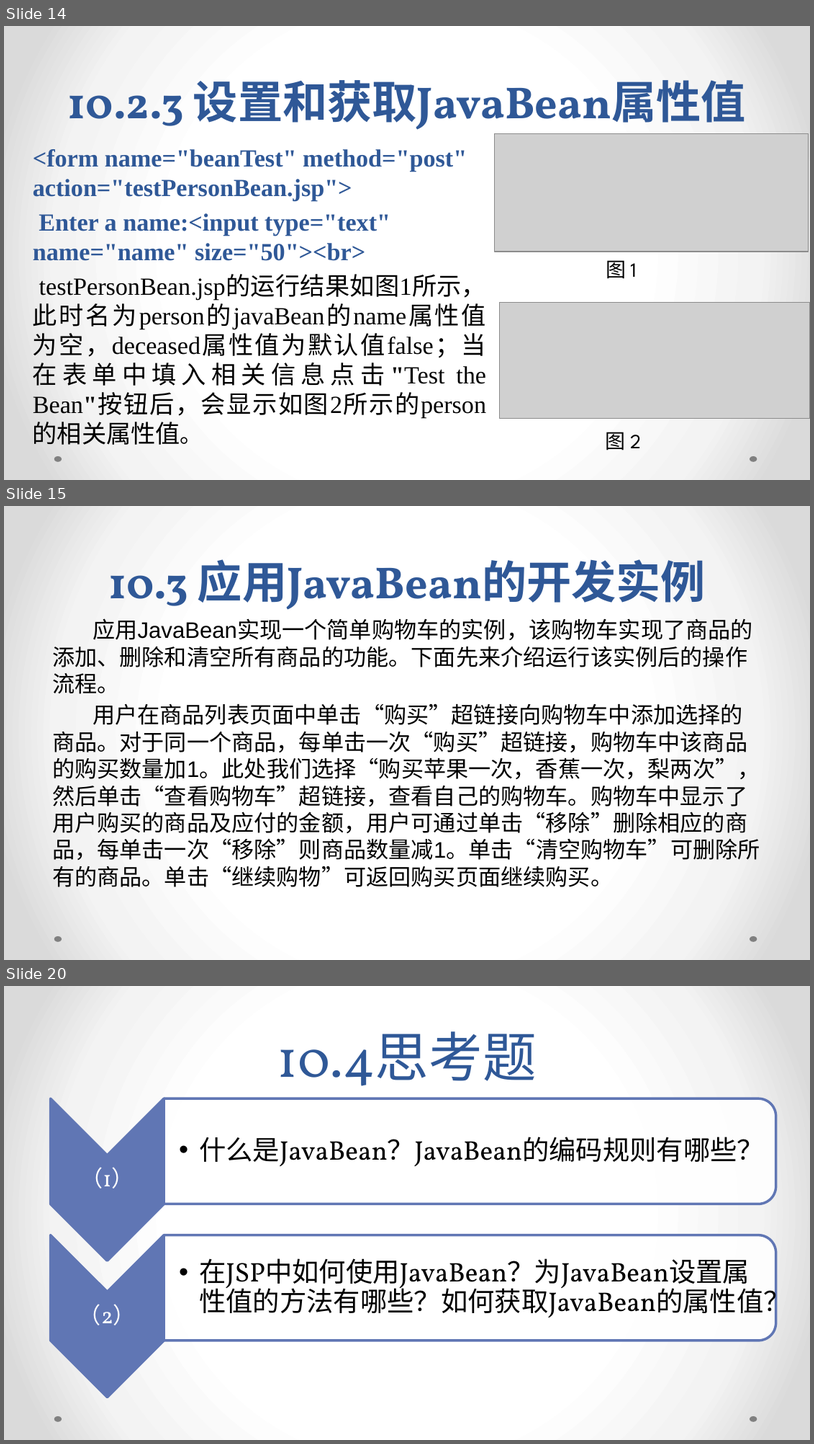
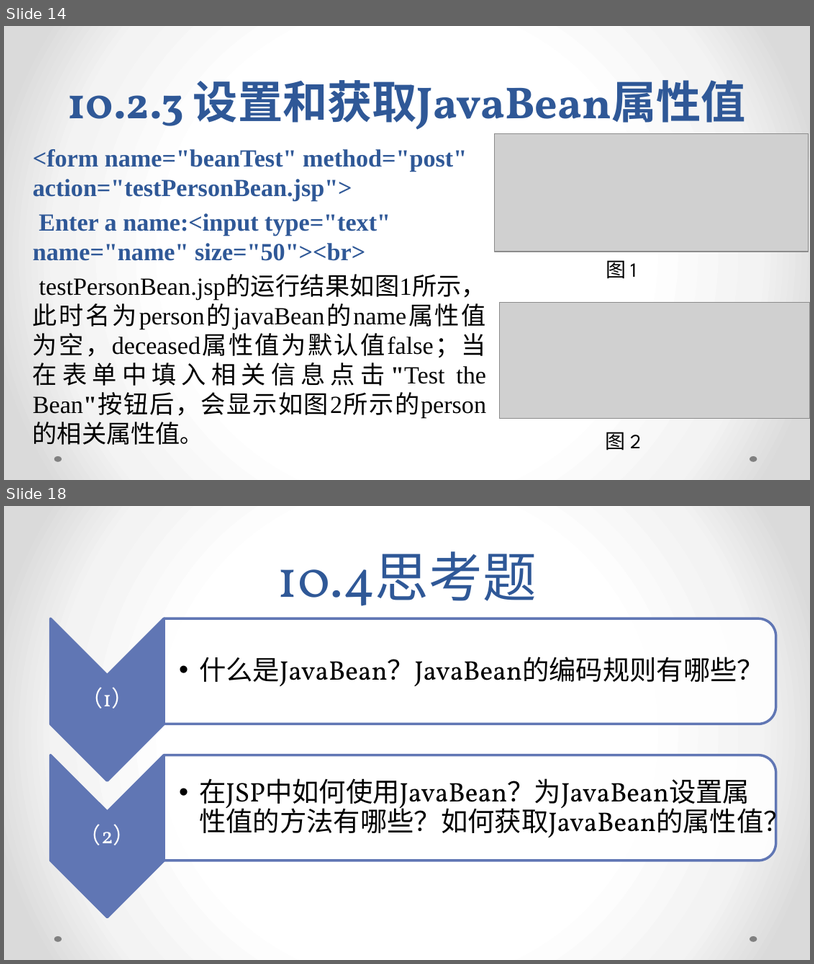
Before and after one commit to xdwenhaoyu/WEB_JSP, a slide deck: JSP PPT/第10章 应用JavaBean技术.pptx. Shown one above the other, each under a label of ours: slides 14, 15 and 20 before the commit, slides 14 and 18 after it; the slides between them are not shown. The pictures are 814x1444 and 814x964 pixels, drawn with LibreOffice and Linux fonts; fonts in the diff are those of the drawing; grey boxes stand for pictures. Boxes give left, top, right and bottom in pixels: in the first picture for what was removed or moved away, otherwise in the second. Text is boxed around its words. In the diff, an @@ line names an element or a change of style, - is before the commit and + after.

```diff
--- a/JSP PPT/第10章 应用JavaBean技术.pptx
+++ b/JSP PPT/第10章 应用JavaBean技术.pptx
@@ slide 15 removed at [4, 506, 810, 960], background gradient #FFFFFF to #F4F4F4 to #DADADA; not listed: 2 template elements that a slide beside it also shows @@
@@ title removed at [108, 559, 706, 610] @@
-10.3 应用JavaBean的开发实例
@@ text removed at [52, 618, 760, 887] @@
-应用JavaBean实现一个简单购物车的实例，该购物车实现了商品的添加、删除和清空所有商品的功能。下面先来介绍运行该实例后的操作流程。
-用户在商品列表页面中单击“购买”超链接向购物车中添加选择的商品。对于同一个商品，每单击一次“购买”超链接，购物车中该商品的购买数量加1。此处我们选择“购买苹果一次，香蕉一次，梨两次”，然后单击“查看购物车”超链接，查看自己的购物车。购物车中显示了用户购买的商品及应付的金额，用户可通过单击“移除”删除相应的商品，每单击一次“移除”则商品数量减1。单击“清空购物车”可删除所有的商品。单击“继续购物”可返回购买页面继续购买。
@@ what was slide 20 is now slide 18 @@
```
Also in this commit, not shown: 3 slides added, 4 other slides removed, 8 other files.
